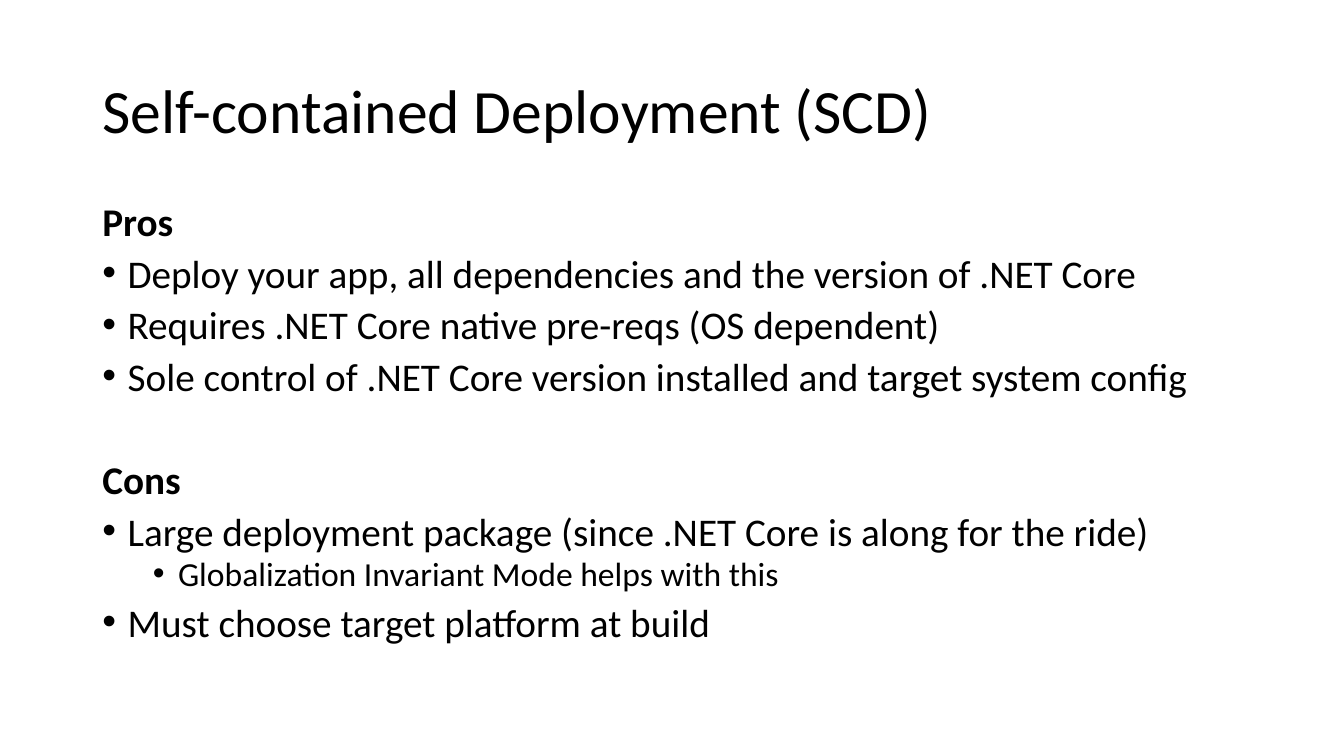
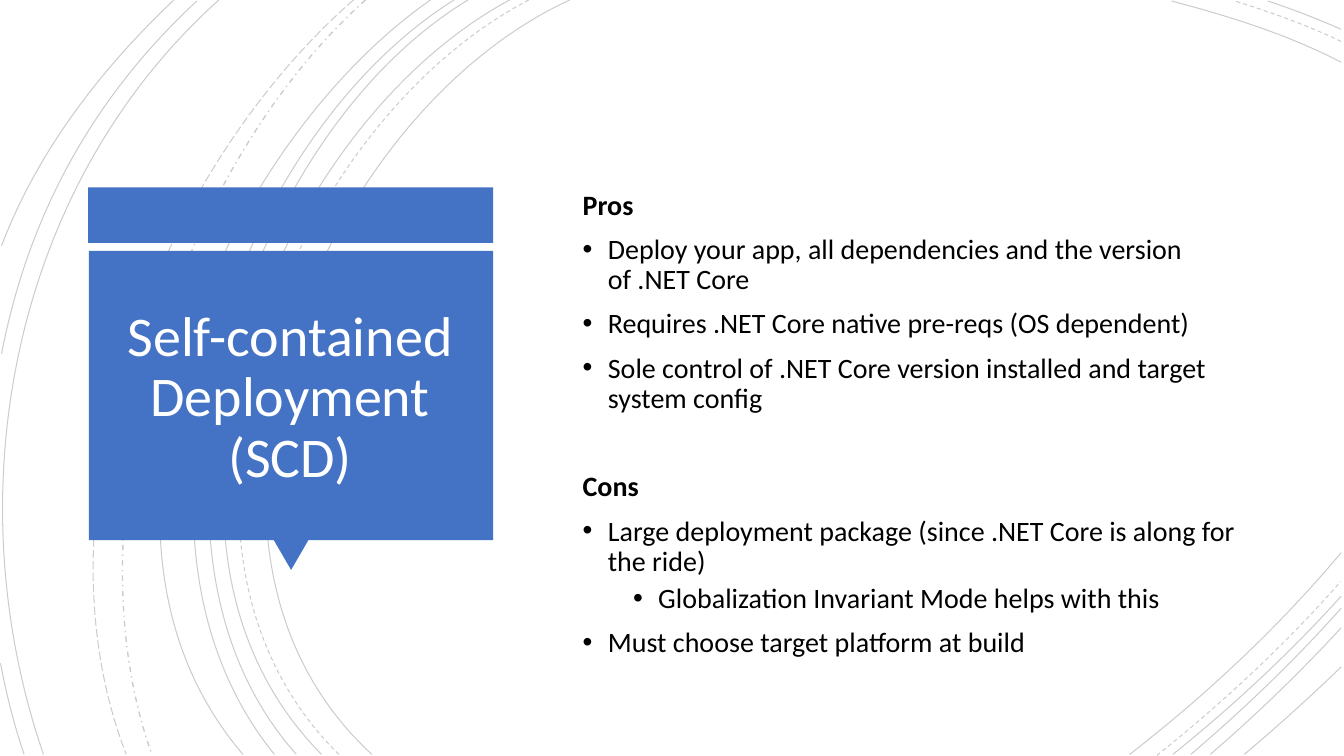
Before and after one commit to isaacrlevin/levin-talks, a slide deck: slide 10 of ASP.NETCoreDeployment/Ship It Good.pptx. Drawn at 1344x756 pixels with LibreOffice and Linux fonts; fonts in the diff are those of the drawing. Boxes give left, top, right and bottom in pixels: in the first picture for what was removed or moved away, otherwise in the second. Text is boxed around its words. In the diff, an @@ line names an element or a change of style, - is before the commit and + after.

```diff
--- a/ASP.NETCoreDeployment/Ship It Good.pptx
+++ b/ASP.NETCoreDeployment/Ship It Good.pptx
@@ group added at bbox=[0, 0, 1342, 756]: 21 freeform shapes @@
@@ rectangle added at bbox=[89, 188, 494, 243], fill #4472C4 @@
@@ text "Pros": place and size @@
-text "Pros" at bbox=[102, 210, 1186, 644]
+text "Pros" at bbox=[583, 196, 1235, 657]
@@ text "Pros" at bbox=[583, 196, 1235, 657]: size 28 to 20 pt in "Pros", "Deploy your app, all dependencies and the ...", "Requires .NET Core native pre-reqs (OS dependent)", "Sole control of .NET Core version installed ..." and 3 more places; size 24 to 20 pt in "Globalization Invariant Mode helps with this"; line spacing 0.8 to 0.9; vertical alignment top to middle @@
@@ rectangle added at bbox=[89, 251, 493, 540], fill #4472C4 @@
@@ title "Self-contained Deployment (SCD)": place and size @@
-title "Self-contained Deployment (SCD)" at bbox=[102, 88, 931, 143]
+title "Self-contained Deployment (SCD)" at bbox=[128, 317, 453, 485]
@@ title "Self-contained Deployment (SCD)" at bbox=[128, 317, 453, 485]: size 44 to 40 pt, text colour #000000 to #FFFFFF; alignment left to centre @@
@@ triangle added at bbox=[273, 540, 309, 571], fill #4472C4 @@
```
Also in this commit, not shown: 21 other slides changed, 6 slides added, 1 slide removed, 7 other files.
